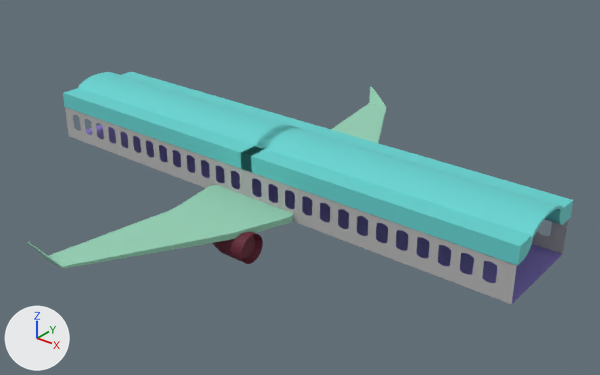
The OBJ model Assets/plane.obj, before and after one commit.
Both versions are drawn from a 50 mm lens placed at (44.1, -40.9, 25.9), pointed at (11.0, 0.4, 0.2). The lights are fixed; the arrows at lower left show +X, +Y and +Z. Where no turn or scale is listed for an object, it has been applied to the vertices.

Objects in the first picture: 'Cabin_Luggage_2_Cylinder.002', 'Cabin_Luggage_3_Cylinder.006', 'Cabin_Luggage_4_Cylinder.007', 'Cabin_Luggage_Cylinder.001', 'Floor_Plane', 'Right_Engine_Cylinder.009', 'Roof_2.001_Plane.006', 'Roof_2_Cylinder.005', 'Roof_Cylinder.003', 'Wall_3_Plane.004', 'Wall_4_Plane.005', 'Wall_Plane.001', 'Wing_Left_Cube.009', 'Wing_Right_Cube.010'.
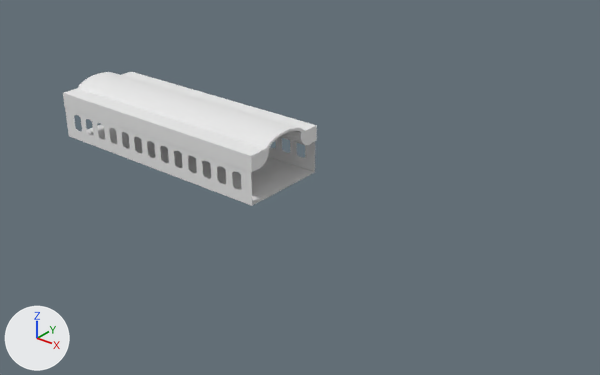
Location of each change, [x1, y1, x2, y2] in pixels of the pictures (600 x 375 px):
'Roof_2_Cylinder.005', deleted (cyan): before [256, 125, 564, 238]
'Cabin_Luggage_4_Cylinder.007', deleted (cyan): before [241, 146, 533, 266]
'Wing_Right_Cube.010', deleted: before [27, 185, 293, 268]
'Wall_4_Plane.005', deleted: before [242, 169, 517, 304]
'Roof_Cylinder.003', recoloured (cyan to white): [78, 72, 305, 151] in both
'Cabin_Luggage_Cylinder.001', recoloured (cyan to white): [63, 88, 269, 172] in both
'Wall_Plane.001', recoloured: [65, 107, 252, 206] in both
'Roof_2.001_Plane.006', deleted (blue): before [269, 190, 562, 304]
'Floor_Plane', recoloured (blue to grey): [86, 124, 315, 206] in both
'Cabin_Luggage_3_Cylinder.006', deleted (cyan): before [308, 126, 573, 225]
'Cabin_Luggage_2_Cylinder.002', recoloured (cyan to white): [122, 72, 317, 145] in both
'Wing_Left_Cube.009', deleted: before [331, 87, 386, 143]
'Right_Engine_Cylinder.009', deleted: before [212, 232, 263, 264]
'Wall_3_Plane.004', deleted: before [532, 220, 568, 254]

The change, as a list of edits to the scene's bpy script:
```text
Add mat_none:
    mat_none = principled_material('None')
    mat_none.base_color = (0.8, 0.8, 0.8)  # white #e7e7e7
    mat_none.roughness = 1.0
Change me_cabin_luggage_2_cylinder_002:
    where me_cabin_luggage_2_cylinder_002.from_pydata(...)  # 41 vertices, 23 faces, 5 loose edges; spans x -9.9..10.1, y 1.7..3.5, z 2.5..3.7
    remove me_cabin_luggage_2_cylinder_002.materials.append(mat_material_003)  # cyan #64d1cf
    add me_cabin_luggage_2_cylinder_002.materials.append(mat_none)  # white #e7e7e7
Change me_cabin_luggage_cylinder_001:
    where me_cabin_luggage_cylinder_001.from_pydata(...)  # 41 vertices, 23 faces, 5 loose edges; spans x -10.0..10.1, y -3.5..-1.7, z 2.5..3.7
    remove me_cabin_luggage_cylinder_001.materials.append(mat_material_003)  # cyan #64d1cf
    add me_cabin_luggage_cylinder_001.materials.append(mat_none)  # white #e7e7e7
Change me_floor_plane:
    where me_floor_plane.from_pydata(...)  # 4 vertices, 1 face; spans x -10.0..10.0, y -3.5..3.5, z 0.0
    remove me_floor_plane.materials.append(mat_material_002)  # blue #8e7cd1
    add me_floor_plane.materials.append(mat_none)  # white #e7e7e7
Change me_roof_cylinder_003:
    where me_roof_cylinder_003.from_pydata(...)  # 66 vertices, 37 faces; spans x -10.0..10.1, y -2.2..2.2, z 3.4..4.4
    remove me_roof_cylinder_003.materials.append(mat_material_003)  # cyan #64d1cf
    add me_roof_cylinder_003.materials.append(mat_none)  # white #e7e7e7
Change me_wall_plane_001:
    where me_wall_plane_001.from_pydata(...)  # 243 vertices, 2 faces; spans x -10.0..10.0, y -3.5, z 0.0..3.0
    remove me_wall_plane_001.materials.append(mat_material_001)  # grey #b4b4b4
    add me_wall_plane_001.materials.append(mat_none)  # white #e7e7e7
Remove ob_cabin_luggage_3_cylinder_006:
    ob_cabin_luggage_3_cylinder_006 = bpy.data.objects.new('Cabin_Luggage_3_Cylinder.006', me_cabin_luggage_3_cylinder_006)
    ob_cabin_luggage_3_cylinder_006.location = (0.0, 0.0, 0.0)
Remove ob_cabin_luggage_4_cylinder_007:
    ob_cabin_luggage_4_cylinder_007 = bpy.data.objects.new('Cabin_Luggage_4_Cylinder.007', me_cabin_luggage_4_cylinder_007)
    ob_cabin_luggage_4_cylinder_007.location = (0.0, 0.0, 0.0)
Remove ob_right_engine_cylinder_009:
    ob_right_engine_cylinder_009 = bpy.data.objects.new('Right_Engine_Cylinder.009', me_right_engine_cylinder_009)
    ob_right_engine_cylinder_009.location = (0.0, 0.0, 0.0)
Remove ob_roof_2_001_plane_006:
    ob_roof_2_001_plane_006 = bpy.data.objects.new('Roof_2.001_Plane.006', me_roof_2_001_plane_006)
    ob_roof_2_001_plane_006.location = (0.0, 0.0, 0.0)
Remove ob_roof_2_cylinder_005:
    ob_roof_2_cylinder_005 = bpy.data.objects.new('Roof_2_Cylinder.005', me_roof_2_cylinder_005)
    ob_roof_2_cylinder_005.location = (0.0, 0.0, 0.0)
Remove ob_wall_3_plane_004:
    ob_wall_3_plane_004 = bpy.data.objects.new('Wall_3_Plane.004', me_wall_3_plane_004)
    ob_wall_3_plane_004.location = (0.0, 0.0, 0.0)
Remove ob_wall_4_plane_005:
    ob_wall_4_plane_005 = bpy.data.objects.new('Wall_4_Plane.005', me_wall_4_plane_005)
    ob_wall_4_plane_005.location = (0.0, 0.0, 0.0)
Remove ob_wing_left_cube_009:
    ob_wing_left_cube_009 = bpy.data.objects.new('Wing_Left_Cube.009', me_wing_left_cube_009)
    ob_wing_left_cube_009.location = (0.0, 0.0, 0.0)
Remove ob_wing_right_cube_010:
    ob_wing_right_cube_010 = bpy.data.objects.new('Wing_Right_Cube.010', me_wing_right_cube_010)
    ob_wing_right_cube_010.location = (0.0, 0.0, 0.0)
```
